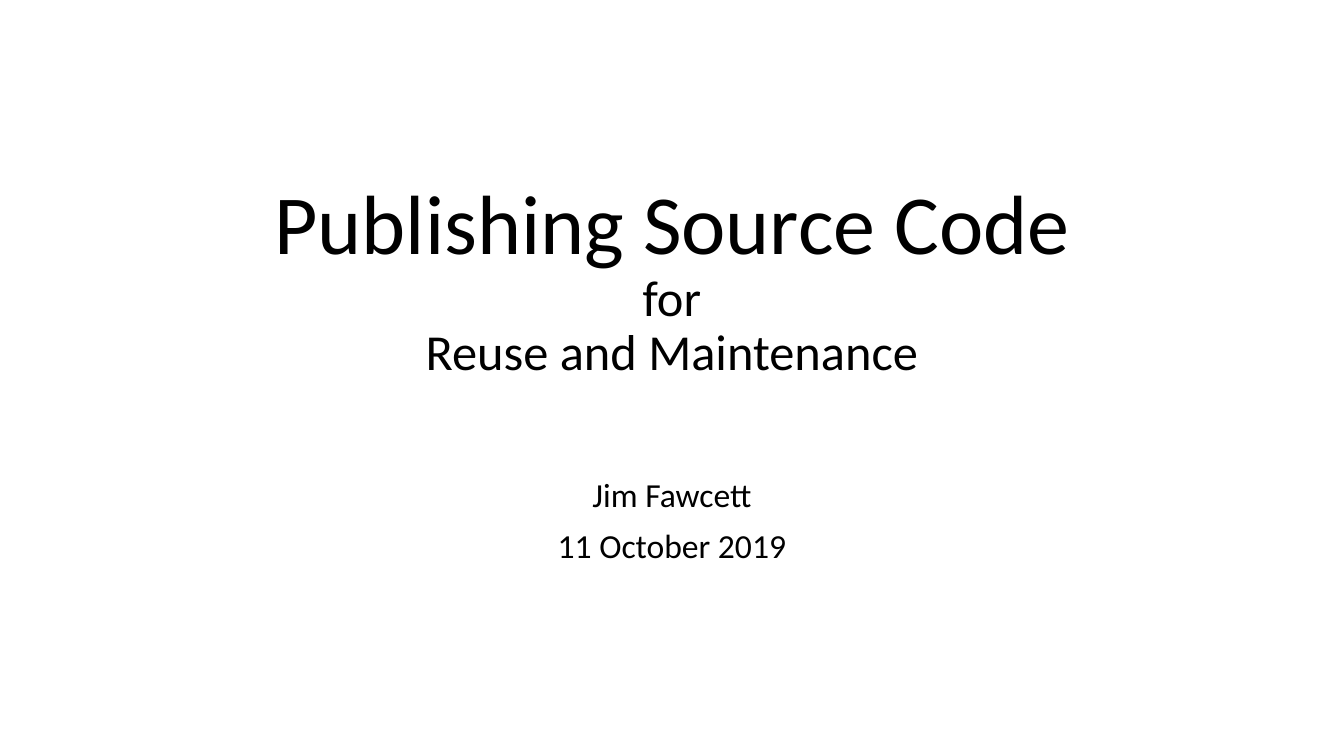
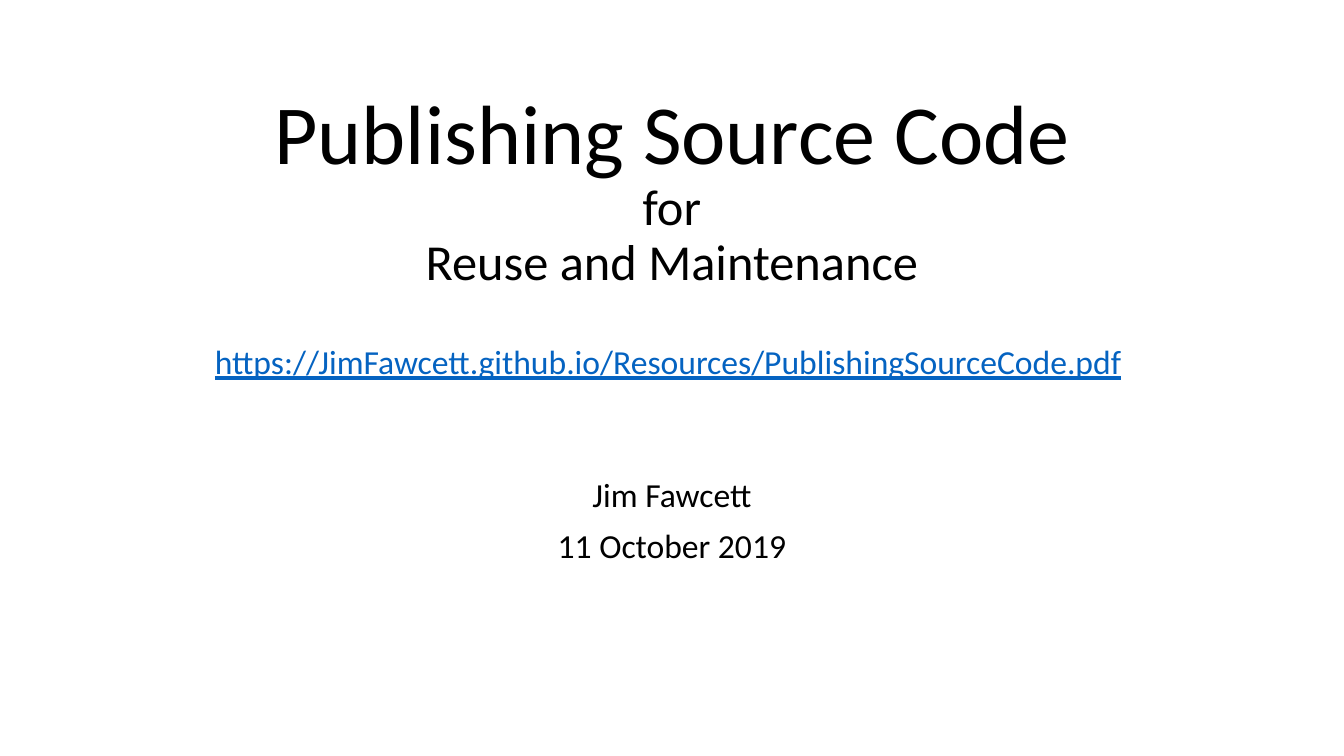
Before and after one commit to JimFawcett/JimFawcett.github.io, a slide deck: slide 1 of Resources/PublishingSourceCode.pptx. Drawn at 1344x756 pixels with LibreOffice and Linux fonts; fonts in the diff are those of the drawing. Boxes give left, top, right and bottom in pixels: in the first picture for what was removed or moved away, otherwise in the second. Text is boxed around its words. In the diff, an @@ line names an element or a change of style, - is before the commit and + after.

```diff
--- a/Resources/PublishingSourceCode.pptx
+++ b/Resources/PublishingSourceCode.pptx
@@ title at (215,105,1121,380): text changed; size 36 to 24 pt; text colour #000000 to #0563C1 @@
-Publishing Source Code
-for
-Reuse and Maintenance
+Publishing Source Code
+for
+Reuse and Maintenance
+https://JimFawcett.github.io/Resources/PublishingSourceCode.pdf
```
Also in this commit, not shown: 3 other slides changed, 1 other file.
